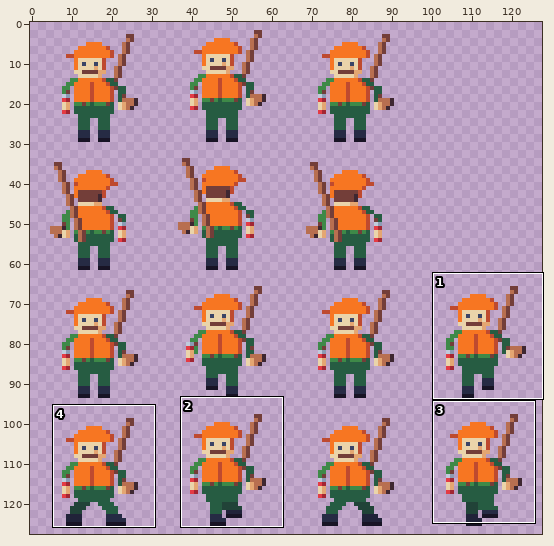
Pixel-art file: assets/textures/characters/metsastaja_32.aseprite. The first picture is a wide view before the edit; the outline marks the close-up.
Close-up. The starting point:
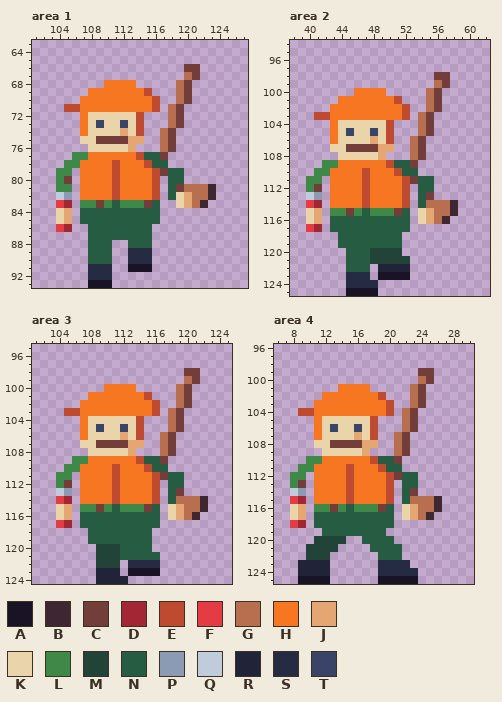
128x128 pixels, 1 frame. Shown: area 1: x 101..127, y 63..93; area 2: x 38..62, y 94..125; area 3: x 101..125, y 95..124; area 4: x 6..30, y 96..125. The commit also changed other parts of the picture, which this record leaves out.
Palette (. is transparent): A #181425  B #3e2731  C #733e39  D #a22633  E #be4a2f  F #e43b44  G #b86f50  H #f77622  J #e4a672  K #ead4aa  L #3e8948  M #214338  N #265c42  P #8b9bb4  Q #c0cbdc  R #212339  S #262b44  T #3a4466
The same view after the edit:
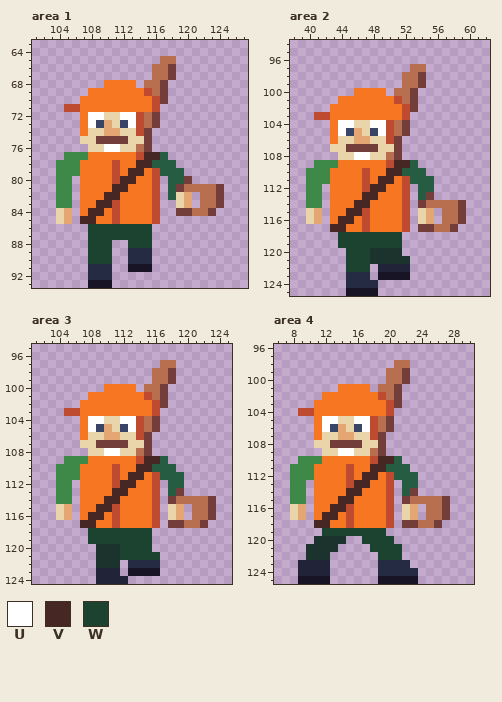
Colours new in this view: U #ffffff  V #462724  W #1c4330
The exact change:
colour M: #214338 -> #1b332c
Changed rows in their new state; - is a pixel that keeps its letter.
Area 1:
first column x 104:
65 -------------GG------
66 ------------GGC-..---
67 ------------GGC-..---
68 -----------GGC-..----
69 ------------GC-..----
70 -------------C-..----
71 --------------..-----
72 ----UU--UU-GC-..-----
73 ----U-J--U-GC-..-----
74 ------JJK--C-..------
75 ---------KKC-..------
76 ------UU-KGC-..------
77 -L---------VVN-------
78 L---------VV--N------
79 --L------VV--N-------
80 -L------VV------C----
81 -------VV----------GC
82 LL----VV---------.-GC
83 LL-HHVVEHHHHE----.GGC
84 ---HVVHEHHHHE--CCGGC-
85 ---VVHHEHHHHE--------
86 ..--WWWWWWWW---------
87 ----WWWWWWWW---------
88 ----WWW--WWW---------
89 ----WWW--------------
90 ----WWW--------------
Area 2:
first column x 40:
 97 -------------GG-----
 98 ------------GGC-..--
 99 ------------GGC-..--
100 -----------GGC-..---
101 ------------GC-..---
102 -------------C-..---
103 --------------..----
104 ----UU--UU-GC-..----
105 ----U-J--U-GC-..----
106 ------JJK--C-..-----
107 ---------KKC-..-----
108 ------UU-KGC-..-----
109 -L---------VVN------
110 L---------VV--N-----
111 --L------VV--N------
112 -L------VV----------
113 LL-----VV-----------
114 LL----VV------C---GC
115 ---HHVVEHHHHE---.-GC
116 ---HVVHEHHHHE---.GGC
117 ..-VVHHEHHHHE-CCGGC-
118 ----WWWWWWWW--------
119 ----WWWWWWWW--------
120 -----WWW------------
121 -----WWW------------
122 -----WWW------------
Area 3:
first column x 104:
 97 -------------GG-----
 98 ------------GGC-..--
 99 ------------GGC-..--
100 -----------GGC-..---
101 ------------GC-..---
102 -------------C-..---
103 --------------..----
104 ----UU--UU-GC-..----
105 ----U-J--U-GC-..----
106 ------JJK--C-..-----
107 ---------KKC-..-----
108 ------UU-KGC-..-----
109 -L---------VVN------
110 L---------VV--N-----
111 --L------VV--N------
112 -L------VV----------
113 LL-----VV-----------
114 LL----VV------C---GC
115 ---HHVVEHHHHE---.-GC
116 ---HVVHEHHHHE---.GGC
117 ..-VVHHEHHHHE-CCGGC-
118 ----WWWWWWWW--------
119 ----WWWWWWWW--------
120 --------WWWW--------
121 --------WWWWW-------
Area 4:
first column x 8:
 98 -------------GG-----
 99 ------------GGC-..--
100 ------------GGC-..--
101 -----------GGC-..---
102 ------------GC-..---
103 -------------C-..---
104 --------------..----
105 ----UU--UU-GC-..----
106 ----U-J--U-GC-..----
107 ------JJK--C-..-----
108 ---------KKC-..-----
109 ------UU-KGC-..-----
110 -L---------VVN------
111 L---------VV--N-----
112 --L------VV--N------
113 -L------VV----------
114 LL-----VV-----------
115 LL----VV------C---GC
116 ---HHVVEHHHHE---.-GC
117 ---HVVHEHHHHE---.GGC
118 ..-VVHHEHHHHE-CCGGC-
119 ----WWWWWWWW--------
120 ---------WWWW-------
121 ----------WWWW------
122 -----------WWW------
Pixel boxes of the changes (left, top, right, bottom) in both close-ups:
changed: (56, 56, 224, 264)
changed: (306, 64, 466, 272)
changed: (56, 360, 216, 568)
changed: (290, 360, 450, 560)
